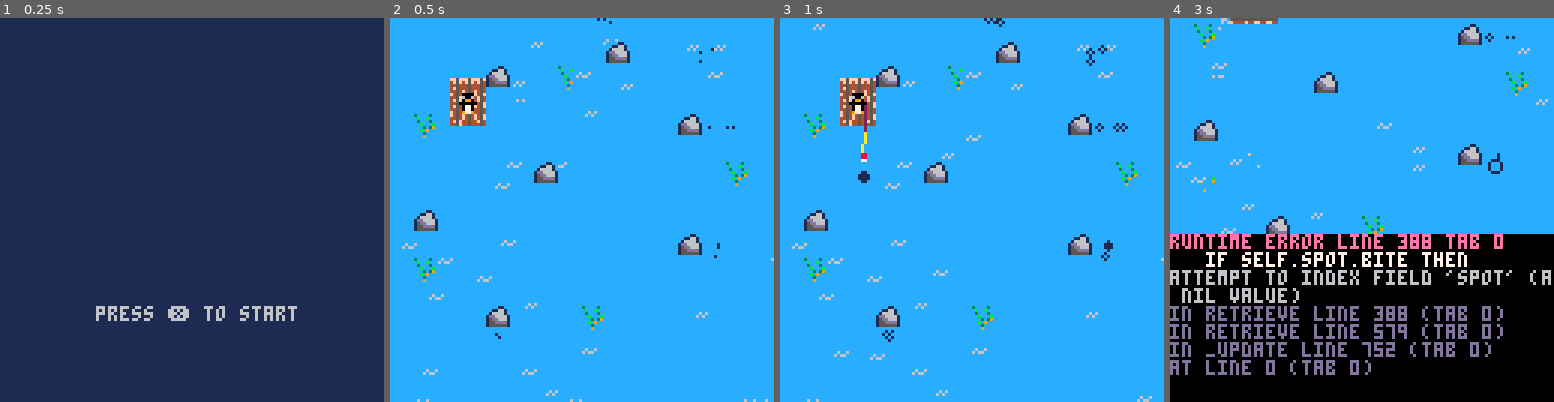
Above: before the commit, frames 1-4 (left to right).
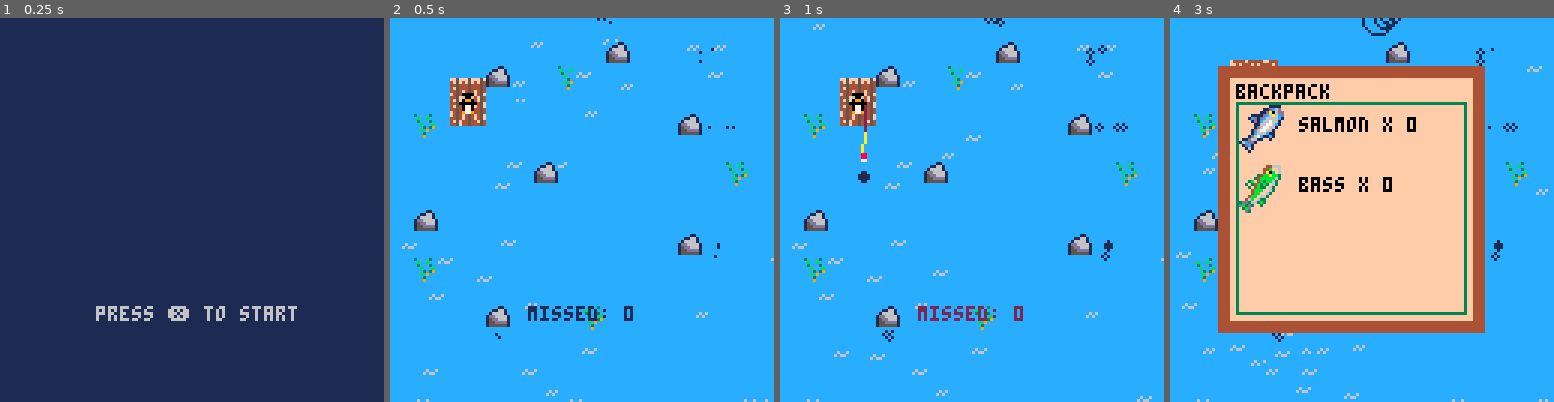
Above: after the commit, the same moments.

Repository: camirmas/carts
Game: PICO-8 cartridge projects/jam.p8
Same seed, same stepped clock (60 frames per second), same inputs: the game is played once before the commit and once after it.
Inputs:
- Up to frame 1 (0.25 s): no input
- Up to frame 2 (0.5 s): tap X (X key) at 0.33 s
- Up to frame 3 (1 s): tap O (Z key) at 0.7 s
- Up to frame 4 (3 s): tap X (X key) at 1.07, 1.85, 2.97 s; hold Right 1.6-2.1 s; tap O (Z key) every 0.4 s from 1.7 to 2.9 s; hold Up 2.15-2.42 s; hold Right from 2.47 s (still down)

Frame 1 is identical in both runs. In frame 2, 0.5% of the frame differs, in the area x 35-64%, y 75-79%; in frame 3, 0.5%; in frame 4, 77%, in the area x 0-100%, y 0-100%.
Error before the commit: runtime error line 388 tab 0; if self.spot.bite then; attempt to index field 'spot' (a nil value)

Commit message:
Update fish art; add basic backpack

Diff:
--- a/projects/jam.p8
+++ b/projects/jam.p8
@@ -23,18 +23,26 @@
 
 time_to_bite_max = 5 * 30 -- max sec to wait before a bite
 
+missed = 0
+
 fishing_spots = {}
 waves = {}
 objects = {}
 boat_particles = {}
 
+backpack_open = false
+
 fish = {
-	sardine = {
-		k = 32,
+	bass = {
+		name = "bass",
+		k = 44,
+		t_col = 12, -- transparency color
 		rarity = "common",
 	},
 	salmon = {
-		k = 33,
+		name = "salmon",
+		k = 12,
+		t_col = 11, -- transparency color
 		rarity = "rare",
 	}
 }
@@ -42,16 +50,18 @@
 junk = {
 	metal = {
 		k = 37,
+		is_junk = true
 	},
 	wood = {
 		k = 38,
+		is_junk = true
 	}
 }
 
 -- map regions
 regions = {
 	start = {
-		fish = {fish.sardine, fish.salmon},
+		fish = {fish.bass, fish.salmon},
 		junk = {junk.metal, junk.wood}
 	},
 	island = 1,
@@ -247,39 +257,49 @@
 		end,
 
 		check_catch = function(self)
+			if (not self.bite) return
+
 			local dt = time() - self.bite_start
 
 			if self.is_junk then
 				-- check junk catch
+				local j
 				if 	dt < .68 then
-					local j = sample(self.region.junk)
-					return j
-				end
-
-				-- no matter what, we delete the junk spot
+					j = sample(self.region.junk)
+				else
+					missed += 1
+				end
+
+				self.bite = false
+				-- no matter what, delete the junk spot (is this necessary?)
 				del(fishing_spots, self)
-			else
-				-- check fish catch
-				local f
-				if dt < .34 then
-					-- extra roll for rare
-					if rnd() > .5 then
-						-- rare
-						f = sample(self.region.fish)
-					else
-						-- common
-						f = sample(self.region.fish)
-					end
-				elseif dt < .68 then
+
+				return j
+			end
+
+			-- check fish catch
+			local f
+			if dt < .34 then
+				-- extra roll for rare
+				if rnd() > .5 then
+					-- rare
+					f = sample(self.region.fish)
+				else
 					-- common
 					f = sample(self.region.fish)
-				else
-					-- missed, start new bite countdown
-					self:set_hook()
-				end
-
-				return f
-			end
+				end
+			elseif dt < .68 then
+				-- common
+				f = sample(self.region.fish)
+			else
+				-- missed
+				missed += 1
+			end
+
+			self.bite = false
+			del(fishing_spots, self)
+
+			return f
 		end,
 
 		update = function(self)
@@ -288,7 +308,7 @@
 			if self.hook ~= nil then
 				if self.time_to_bite > 0 then
 					self.time_to_bite -= 1
-				elseif not (self.bite or self.hook.caught) then
+				elseif not (self.bite or self.hook.caught ~= nil) then
 					sfx(3)
 					self.bite = true
 					self.bite_start = time()
@@ -309,7 +329,7 @@
 				-- debug = "dt: " .. dt
 
 				if dt >= 0.68 then
-					debug = "Missed!"
+					missed += 1
 					self.bite = false
 					self:set_hook()
 				end
@@ -388,11 +408,11 @@
 		caught = nil,
 
 		retrieve = function(self)
-			if self.spot.bite then
-				local fish = self.spot:check_catch()
+			if self.spot and self.spot.bite then
+				local f = self.spot:check_catch()
 
 				if fish ~= nil then
-					self.caught = fish
+					self.caught = f
 				end
 			end
 
@@ -487,6 +507,58 @@
 	}
 
 	return hook
+end
+
+function create_backpack()
+	local held_junk = {}
+	local held_fish = {}
+
+	for k, f in pairs(junk) do
+		held_junk[k] = { quantity = 0 }
+	end
+
+	for k, f in pairs(fish) do
+		held_fish[k] = { quantity = 0 }
+	end
+
+	local backpack = {
+		junk = held_junk,
+		fish = held_fish,
+
+		add = function(self, i, qty)
+			if (i.is_junk) then
+				self:add_junk(i, qty)
+			else
+				self:add_fish(i, qty)
+			end
+		end,
+
+		add_junk = function(self, j, qty)
+			if self.junk[j] then
+				self.junk[j].quantity = self.junk[j].quantity + qty
+			end
+		end,
+
+		rm_junk = function(self, j, qty)
+			if self.junk[j] and self.junk[j].quantity - qty >= 0 then
+				self.junk[j].quantity = self.junk[j].quantity - qty
+			end
+		end,
+
+		add_fish = function(self, f, qty)
+			if self.fish[f] then
+				self.fish[f].quantity = self.fish[f].quantity + qty
+			end
+		end,
+
+		rm_fish = function(self, f, qty)
+			if self.fish[f] and self.fish[f].quantity - qty >= 0 then
+				self.fish[f].quantity = self.fish[f].quantity - qty
+			end
+		end,
+	}
+
+	return backpack
 end
 
 function create_player(x, y)
@@ -506,9 +578,9 @@
 		max_spd = 1,
 		hook = nil,
 		casting = false,
-		backpack = {},
+		backpack = create_backpack(),
 		info_timer = 0,
-		info_spr = nil,
+		info_caught = nil,
 
 		get_spr_location = function(self)
 			local px = self.x + self.hitbox.w / 2 - 4
@@ -574,7 +646,7 @@
 		end,
 
 		set_info_timer = function(self)
-			self.info_spr = self.hook.caught.k
+			self.info_caught = self.hook.caught
 			self.info_timer = 2.5 * 30 -- 2.5s @ 30fps
 		end,
 
@@ -583,8 +655,8 @@
 			-- check fishing
 			if self.hook.caught then
 				self:set_info_timer()
-				self.hook.caught = false
-				add(self.backpack, self.hook.caught)
+				self.backpack:add(self.hook.caught.name, 1)
+				self.hook.caught = nil
 				sfx(4)
 			end
 
@@ -674,8 +746,16 @@
 			palt(11, false)
 
 			-- draw info spr
-			if self.info_spr ~= nil and self.info_timer > 0 then
-				spr(self.info_spr, p.x + 2, p.y - 6)
+			if self.info_caught ~= nil and self.info_timer > 0 then
+				-- fish are 2x2
+				local l = 2
+				if (self.info_caught.is_junk) l = 1
+
+				palt(0, false)
+				palt(self.info_caught.t_col, true)
+				spr(self.info_caught.k, p.x + 2, p.y - 6, l, l)
+				palt(0, true)
+				palt(self.info_caught.t_col, false)
 			end
 
 			-- draw fishing bite alert
@@ -725,6 +805,44 @@
     return r
 end
 
+function open_backpack()
+	local x0 = 2*8+4
+	local y0 = 2*8+4
+	local x1 = 13*8-4
+	local y1 = 13*8-4
+
+	-- background
+	rectfill(2*8, 2*8, 13*8, 13*8, 4)
+	rectfill(x0, y0, x1, y1, 15)
+
+	-- title
+	local title = "backpack"
+	print(title, x0 + 2, y0 + 2, 0)
+
+	-- draw fish
+	local disp_x0 = x0 + 2
+	local disp_y0 = y0 + 8
+	local disp_x1 = x1 - 2
+	local disp_y1 = y1 - 2
+
+	rect(disp_x0, disp_y0, disp_x1, disp_y1, 3)
+
+	local cx = disp_x0 + 1
+	local cy = disp_y0 + 1
+
+	for k, f in pairs(fish) do
+		palt(0, false)
+		palt(f.t_col, true)
+		spr(f.k, cx, cy, 2, 2)
+		palt(0, true)
+		palt(f.t_col, false)
+
+		local qty = player.backpack.fish[k].quantity
+		print(k .. " x " .. qty, cx + 20, cy + 4, 0)
+		cy += 20
+	end
+end
+
 function start_game()
 	states:update_state(states.game)
 	player = create_player(20, 20)
@@ -747,6 +865,13 @@
 		_update = function()
 			debug = ""
 
+			if btnp(k_X) then
+				backpack_open = not backpack_open
+				return
+			end
+
+			if (backpack_open) return
+
 			-- debug = "" .. #boat_particles
 			player:update()
 
@@ -798,7 +923,11 @@
 
 			player:draw()
 
+			debug = "missed: " .. missed
+
 			print(debug, (128-#debug*4)/2, 12*8)
+
+			if (backpack_open) open_backpack()
 		end
 	},
 	update_state = function(self, s)
Not shown, changed: 32 lines of the sprite sheet (__gfx__) section of projects/jam.p8
